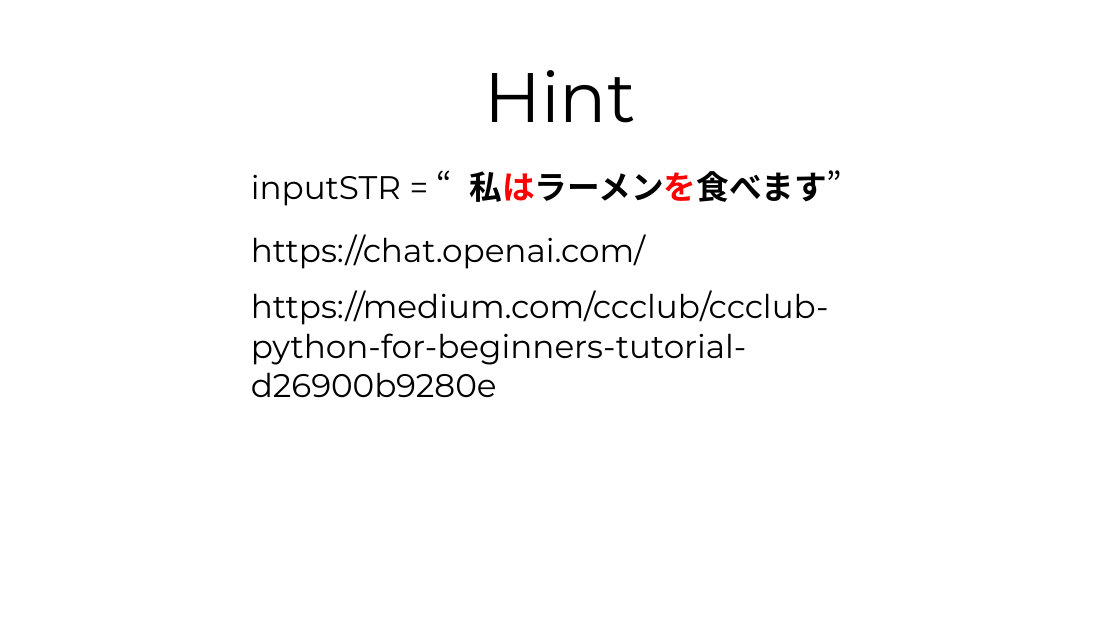
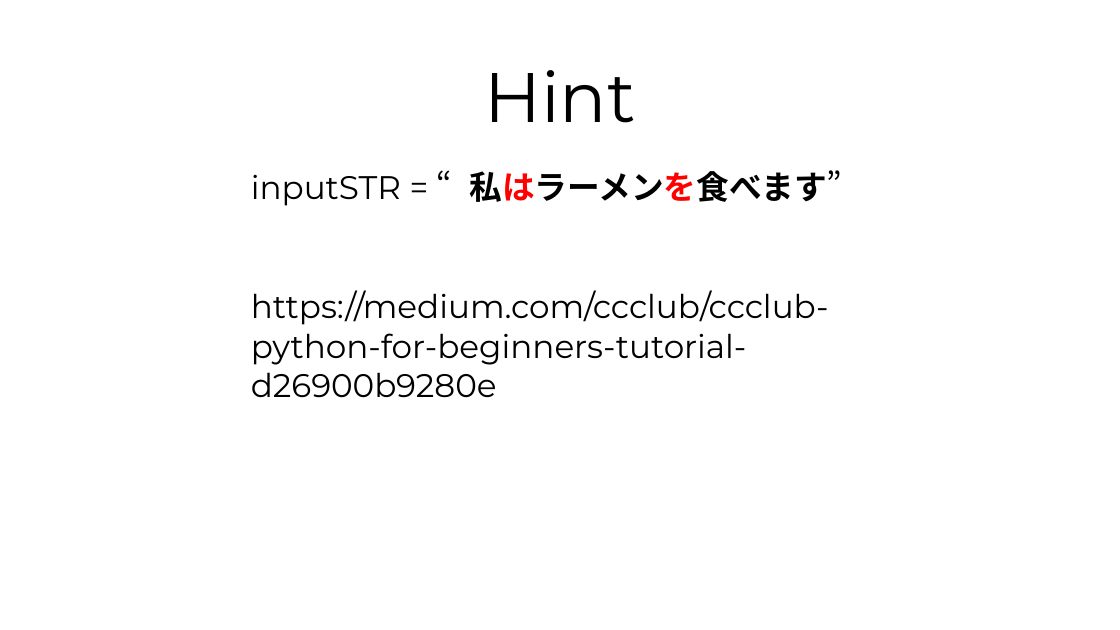
Before and after one commit to Chenct-jonathan/25ss_PyLab, a slide deck: slide 28 of slides/Python_Workshop_2.pptx (slide 18 before the commit). Drawn at 1120x630 pixels with LibreOffice and Linux fonts; fonts in the diff are those of the drawing. Boxes give left, top, right and bottom in pixels: in the first picture for what was removed or moved away, otherwise in the second. Text is boxed around its words. In the diff, an @@ line names an element or a change of style, - is before the commit and + after.

Commit message:
update #2 slides

```diff
--- a/slides/Python_Workshop_2.pptx
+++ b/slides/Python_Workshop_2.pptx
@@ text removed at [251, 234, 645, 269] @@
-https://chat.openai.com/
```
Also in this commit, not shown: 12 slides added, 3 slides removed.
